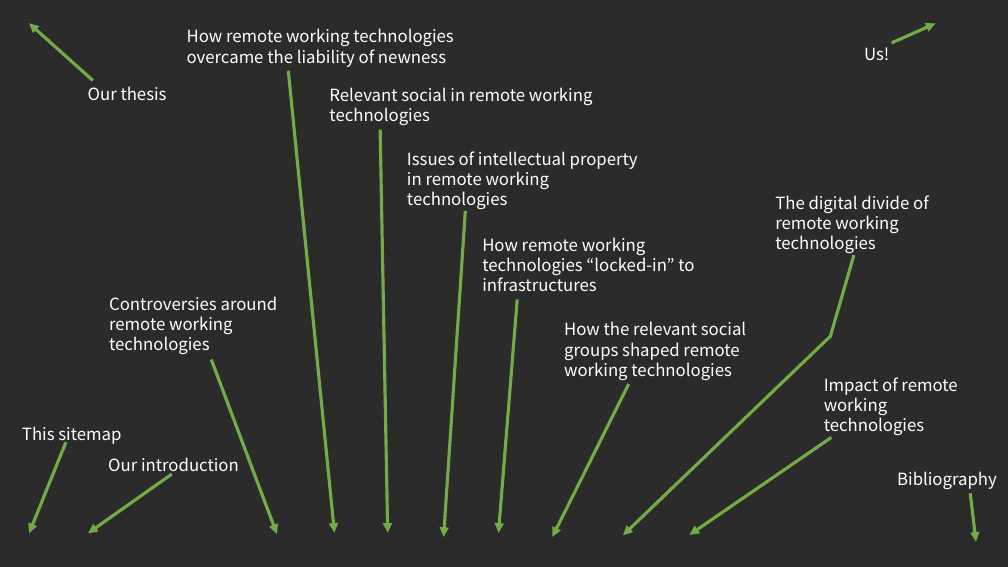
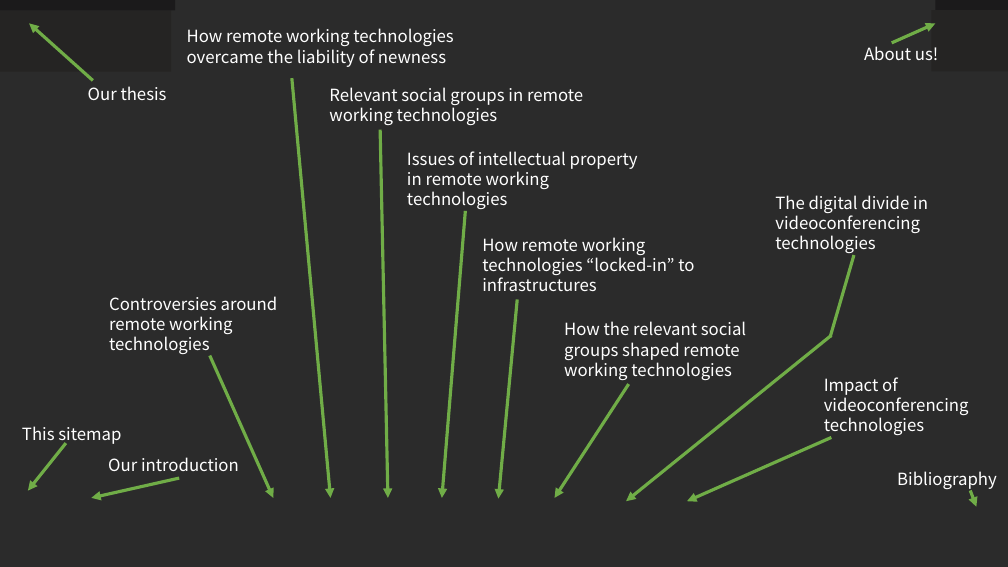
Before and after one commit to remoteworkegr277/remoteworkegr277.github.io, a slide deck: slide 1 of sitemap.pptx. Drawn at 1008x567 pixels with LibreOffice and Linux fonts; fonts in the diff are those of the drawing; background and template pictures are left out; a plain dark background stands for a picture behind light text. Boxes give left, top, right and bottom in pixels: in the first picture for what was removed or moved away, otherwise in the second. Text is boxed around its words. In the diff, an @@ line names an element or a change of style, - is before the commit and + after.

```diff
--- a/sitemap.pptx
+++ b/sitemap.pptx
@@ rectangle added at bbox=[0, 11, 172, 72], fill #252423 @@
@@ rectangle added at bbox=[0, 0, 175, 11], fill #1B1A1B @@
@@ rectangle added at bbox=[932, 10, 1008, 71], fill #252423 @@
@@ rectangle added at bbox=[935, 0, 1008, 10], fill #1B1A1B @@
@@ text at bbox=[864, 43, 938, 60]: text changed @@
-Us!
+About us!
@@ arrow moved from (288, 71) - (334, 533) to (292, 78) - (330, 498) @@
@@ text at bbox=[329, 87, 583, 125]: text changed @@
-Relevant social in remote working technologies
+Relevant social groups in remote working technologies
@@ arrow moved from (380, 129) - (388, 533) to (380, 129) - (388, 498) @@
@@ text at bbox=[775, 195, 928, 253]: text changed @@
-The digital divide of remote working technologies
+The digital divide in videoconferencing technologies
@@ arrow moved from (466, 211) - (444, 537) to (466, 211) - (442, 498) @@
@@ arrow moved from (517, 299) - (498, 533) to (517, 299) - (498, 499) @@
@@ arrow moved from (212, 360) - (277, 534) to (210, 355) - (273, 498) @@
@@ arrow moved from (832, 336) - (623, 535) to (832, 336) - (626, 501) @@
@@ arrow moved from (629, 384) - (553, 537) to (629, 384) - (555, 498) @@
@@ text at bbox=[824, 377, 969, 435]: text changed @@
-Impact of remote working technologies
+Impact of videoconferencing technologies
@@ arrow moved from (66, 442) - (29, 533) to (66, 443) - (28, 491) @@
@@ arrow moved from (832, 438) - (690, 535) to (832, 438) - (687, 501) @@
@@ arrow moved from (172, 474) - (88, 533) to (179, 478) - (91, 498) @@
@@ arrow moved from (970, 494) - (976, 541) to (970, 491) - (977, 507) @@
```
Also in this commit, not shown: 3 other files.
